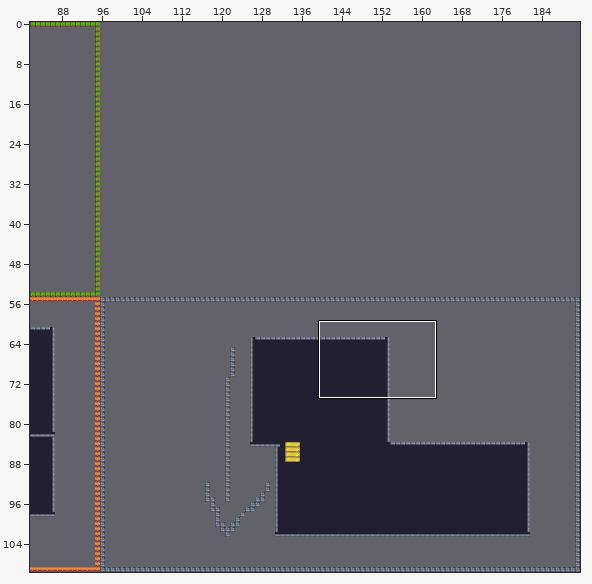
Two states of a Tiled map, assets/tiles/Level_Test3.tmx. The first picture is a wide view before the edit; the outline marks the close-up.
Close-up. Before:
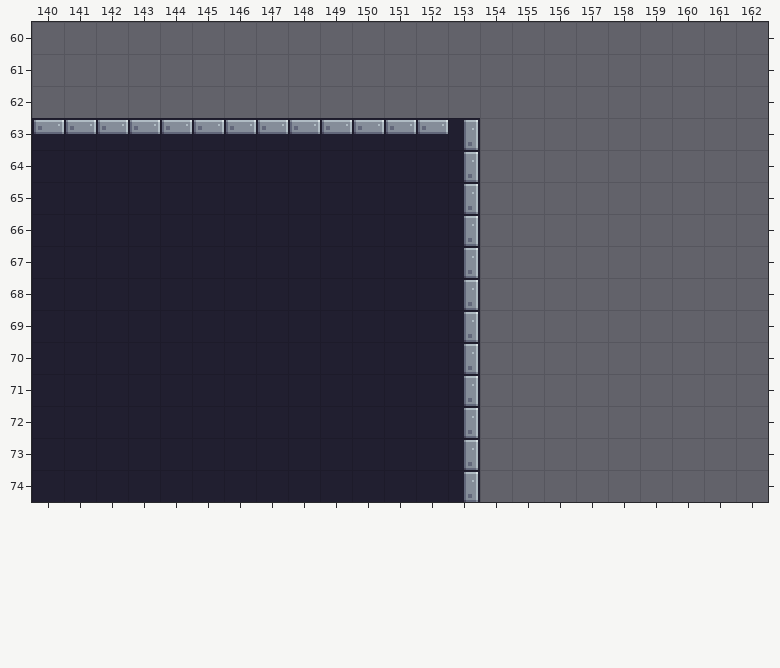
Cells are 16x16 px. Shown: x 140..162, y 60..74. The commit also changed other parts of the map, which this record leaves out.
After:
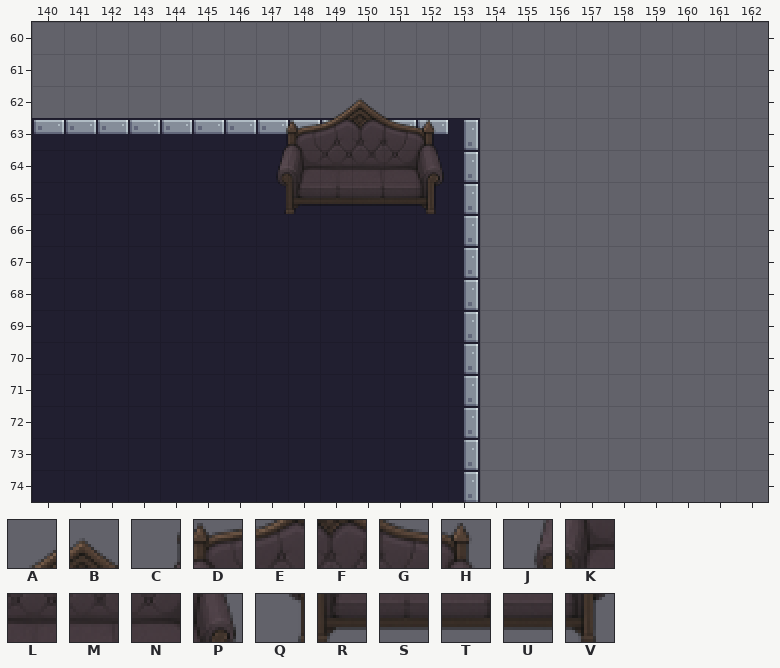
Key: from "furnitureTest": A 51, B 52, C 61, D 62, E 63, F 64, G 65, H 66, J 73, K 74, L 75, M 76, N 77, P 78, Q 85, R 86, S 87, T 88, U 89, V 90.
_ is an empty cell, . an unchanged one.
Author's note on the commit: Fixed mortal movement for not crossing the furniture
The exact change:
--- layer "Furniture"
@@ x 147..152 @@
-62 ..__..
-63 ______
-64 ______
-65 ______
+62 ..AB..
+63 CDEFGH
+64 JKLMNP
+65 QRSTUV
Boxes around the changes in both close-ups, in picture pixels (x1, y1, x2, y2):
added: (276, 98, 444, 214)
